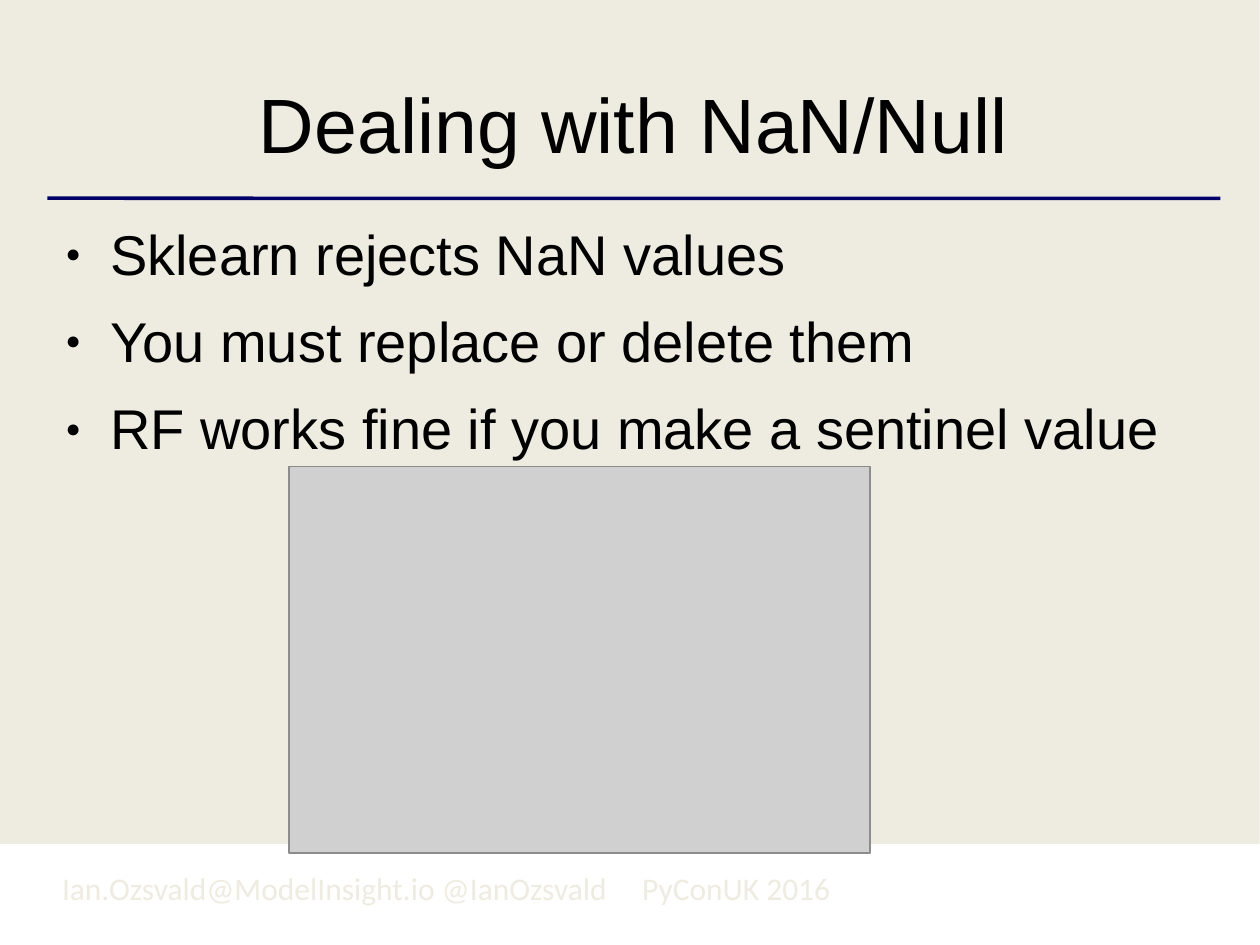
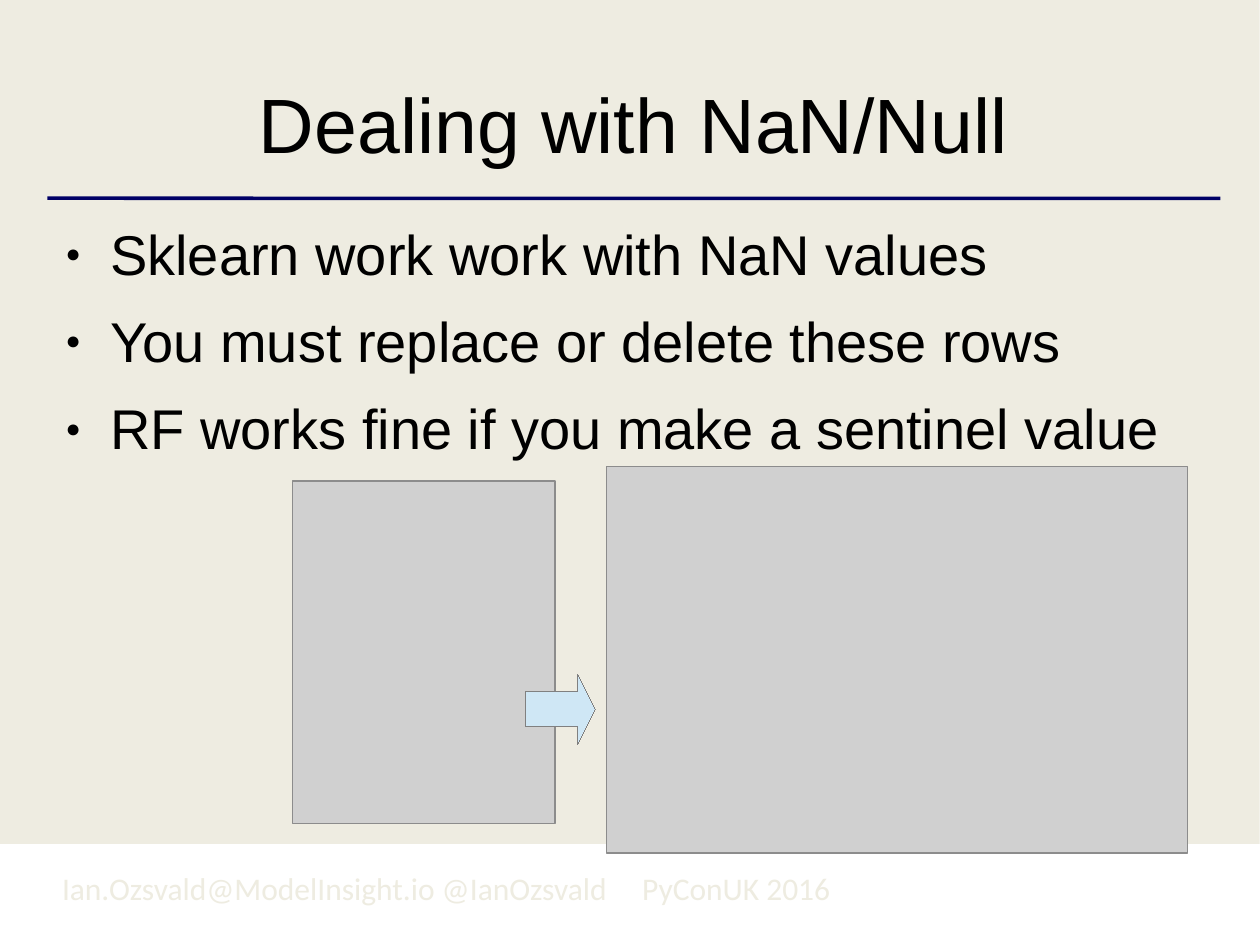
Before and after one commit to ianozsvald/pyconuk_using_sklearn_classification, a slide deck: slide 13 of PyConUK2016_ML_Ian.odp (slide 12 before the commit). Drawn at 1260x945 pixels with LibreOffice and Linux fonts; fonts in the diff are those of the drawing; grey boxes stand for pictures; background and template pictures are left out. Boxes give left, top, right and bottom in pixels: in the first picture for what was removed or moved away, otherwise in the second. Text is boxed around its words. In the diff, an @@ line names an element or a change of style, - is before the commit and + after.

```diff
--- a/PyConUK2016_ML_Ian.odp
+++ b/PyConUK2016_ML_Ian.odp
@@ text at box(110, 234, 1060, 373): text changed @@
-● Sklearn rejects NaN values
-● You must replace or delete them
+● Sklearn work work with NaN values
+● You must replace or delete these rows
@@ picture added at box(606, 466, 1187, 853) @@
@@ picture: place and size @@
-picture at box(289, 466, 869, 853)
+picture at box(292, 481, 554, 824)
@@ right arrow added at box(525, 674, 595, 743), fill #CFE7F5, outline #808080 0 pt @@
```
Also in this commit, not shown: 10 other slides changed, 1 slide added, 2 other files.
